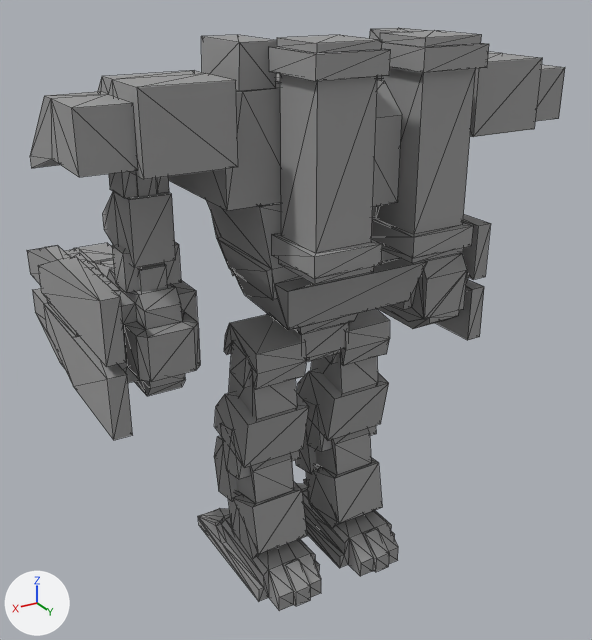
The FBX model art/original_models/imperial_delta.FBX: old version first, new version second.
Both versions are drawn from a 50 mm camera at (9.51, 15.32, 14.34) aimed at (-0.17, -0.81, 6.27). Lighting does not change. The marker at lower left points along +X, +Y and +Z. Mesh edges are drawn as thin lines. Vertices at the same position are counted once.
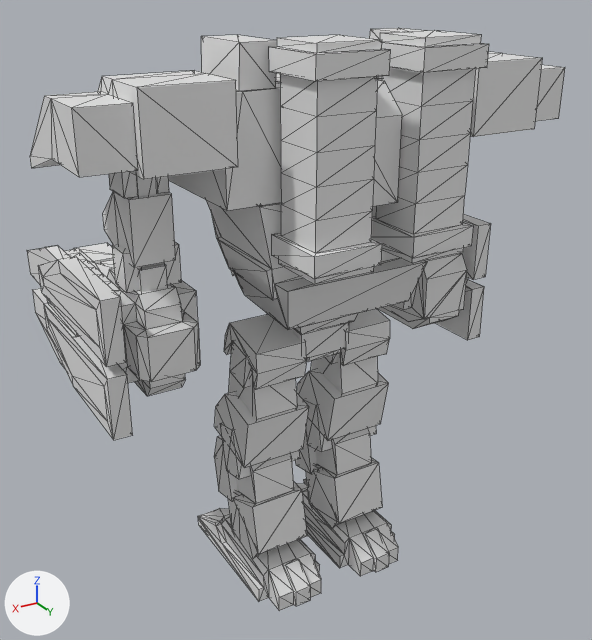
What differs and where, as boxes (x1, y1, x2, y2) in the pictures (592 x 640 px):
part 1 of me_mesh, built on: (38, 68, 475, 440) in both
part 2 of me_mesh, recoloured: (27, 28, 565, 611) in both

Patch to the scene script:
```diff
--- a/art/original_models/imperial_delta.FBX.py
+++ b/art/original_models/imperial_delta.FBX.py
@@ me_mesh @@
 # used by ob_mesh; location = (0.0, 0.0, 0.0)
-me_mesh.from_pydata(...)  # 1470 vertices, 2632 faces; spans x -5.56..5.68, y -5.47..3.28, z -0.06..13.18
+me_mesh.from_pydata(...)  # 1523 vertices, 2738 faces; spans x -5.56..5.68, y -5.47..3.28, z -0.06..13.18
+# me_mesh part 1
+# 31 faces are deleted
+# 21 vertices are added at x -4.75..5.24, y -3.47..2.59, z 5.71..11.01
+# 8 new vertices lie (0.0, 0.0, 0.62) away from vertices in x -1.8..1.76, y 1.85..3.11, z 9.49
+# 8 new vertices lie (0.0, 0.0, 0.62) away from vertices in x -1.8..1.76, y 1.85..3.11, z 10.11
+# 8 new vertices lie (0.0, 0.0, 0.62) away from vertices in x -1.8..1.76, y 1.85..3.11, z 10.73
+# 8 new vertices lie (0.0, 0.0, -0.62) away from vertices in x -1.8..1.76, y 1.85..3.11, z 12.59
+# 137 new faces join them
+# me_mesh part 2: 2602 faces spanning x -5.56..5.68, y -5.47..3.28, z -0.06..13.18 switch from mat_lambert1_004 (grey #999999) to no material
```
